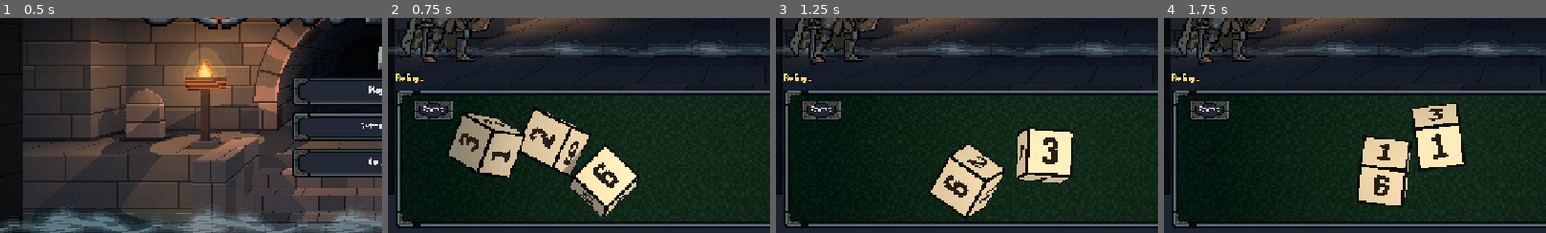
Above: before the commit, frames 1-4 (left to right).
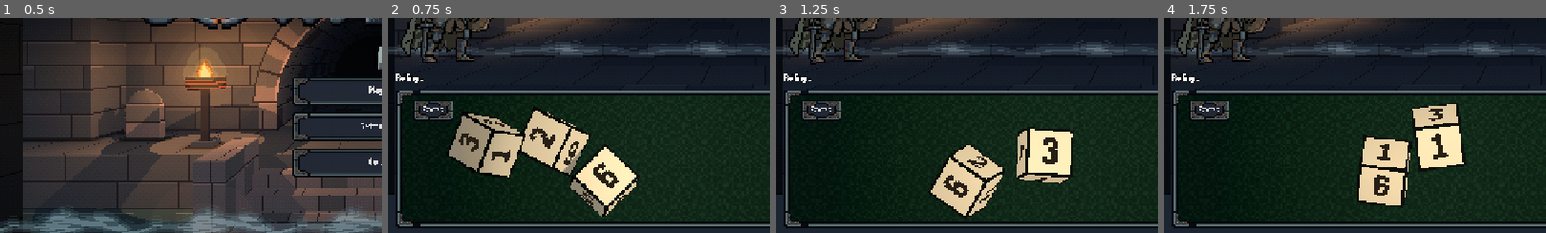
Above: after the commit, the same moments.

Repository: Xygnite/cowardice
Game: Godot game, scene res://main.tscn
The game is run twice, just before and just after one commit, with the same random seed, the same clock (stepped at 60 frames per second) and the same inputs. Sound files missing from this copy of the repository are replaced by a short silence.
Inputs (mouse positions are % of the whole screen's width and height, from its top left):
- Up to frame 1 (0.5 s): no input
- Up to frame 2 (0.75 s): click "Play" at 0.5 s
- Up to frame 3 (1.25 s): no input
- Up to frame 4 (1.75 s): click (92, 49) at 1.25 s
The pictures show only the part of the screen within x 1-51%, y 48-98%; the shares and areas given below are measured in that part.

Frame 1 is identical in both runs. In frame 2, 0.1% of the frame differs, in the area x 2-10%, y 25-31%; in frame 3, 0.1%; in frame 4, 0.1%.

Commit message:
Dice review fixes: no early pair tint, drawn-face tests, no stacked pins
- The summary's gold pair tint waits for the landing, so "Rolling..."
  no longer gives away a provisional pair.
- A reroll no longer squares resting dice onto the provisional roll
  before the throw (throw first, then refresh).
- A die pinned while resting on or against another die goes down beside
  it instead of inside it.
- test_fight_flow compares each value with the label drawn highest on
  the die (a forged and cursed die included), and checks the gambler
  pays on the drawn faces, the skull's dice included.

Co-Authored-By: Claude Opus 5.5 <noreply@anthropic.com>

Diff:
--- a/scripts/combat_screen.gd
+++ b/scripts/combat_screen.gd
@@ -116,7 +116,6 @@
 		return
 	if not combat.reroll():
 		return
-	_refresh()
 	_roll_anim(range(combat.dice.size()).filter(func(i): return not combat.dice[i].locked and combat.dice[i].buried == 0))
 
 
@@ -267,7 +266,7 @@
 		tray.show_die(i, d.faces, d.value, art, SLOT_ICONS[d.slot], d.locked, d.buried > 0)
 	var pair := "   Pair of %ds" % combat.rolled_pair() if combat.rolled_pair() else ""
 	summary_label.text = "Rolling..." if rolling else "Damage %d   Guard %d   Grit +%d%s" % [combat.preview_damage(), combat.guard_total(), combat.unplaced_count(), pair]
-	summary_label.add_theme_color_override("font_color", UI.GOLD if combat.rolled_pair() and not combat.cleave_ready() else Color.WHITE)
+	summary_label.add_theme_color_override("font_color", UI.GOLD if combat.rolled_pair() and not combat.cleave_ready() and not rolling else Color.WHITE)
 	reroll_button.text = "Reroll (%d)  [R]" % combat.rerolls
 	reroll_button.disabled = busy or combat.rerolls == 0
 	end_button.disabled = busy
@@ -487,8 +486,8 @@
 func _roll_anim(which: Array, steer := false) -> void:
 	busy = true
 	rolling = which
-	_refresh()
-	tray.throw(which, steer)
+	tray.throw(which, steer)  # first, so the refresh doesn't square resting dice onto the provisional roll
+	_refresh()
 	await tray.landed
 	for i in which:
 		combat.dice[i].value = tray.dice[i].value
--- a/scripts/dice_tray.gd
+++ b/scripts/dice_tray.gd
@@ -306,6 +306,18 @@
 	var body: RigidBody3D = d.body
 	body.freeze = true
 	var to := Vector3(body.position.x, 0.5, body.position.z)
+	# A die that came to rest on or against another goes down beside it, not into it.
+	# ponytail: one pass, so a push can still end up in a third die or back in via the walls; loop if that shows up.
+	for e in dice:
+		var at: Vector3 = e.body.position
+		# Squared dice are axis-aligned cubes: they overlap while both offsets are under a cube width.
+		if is_same(e, d) or absf(to.x - at.x) >= 1.0 or absf(to.z - at.z) >= 1.0:
+			continue
+		if absf(to.x - at.x) >= absf(to.z - at.z):  # out along whichever axis is the shorter push
+			to.x = at.x + (1.0 if to.x >= at.x else -1.0)
+		else:
+			to.z = at.z + (1.0 if to.z >= at.z else -1.0)
+	to = Vector3(clampf(to.x, -_half_width() + 0.5, _half_width() - 0.5), 0.5, clampf(to.z, -_half_depth() + 0.5, _half_depth() - 0.5))
 	var rest := _rest(d, body.quaternion)
 	if time == 0.0:
 		body.quaternion = rest
--- a/tests/test_fight_flow.gd
+++ b/tests/test_fight_flow.gd
@@ -26,6 +26,7 @@
 	Engine.time_scale = SPEED
 	await _map_moves()
 	await _fair_throws()
+	await _gambler_throw()
 	await _play_events()
 	await _hulk_swap()
 	await _two_floors()
@@ -135,11 +136,26 @@
 	print("fight %s: %d turns, %s" % [fight, turns, "won" if game.combat.fight_won() else "lost"])
 
 
-## Every throw on the real screen is fair: each die's value is the face its body shows on top, and no
-## steering torque touches the dice, except on the tutorial's pair turn, which still lands its pair.
+## The value drawn on die i's highest side, as the camera sees it: the label sitting highest in the world.
+func _drawn(tray: DiceTray, i: int) -> int:
+	var top: Label3D = tray.dice[i].labels[0]
+	for l: Label3D in tray.dice[i].labels:
+		if l.global_position.y > top.global_position.y:
+			top = l
+	return Combat.CURSE if top.text == "X" else int(top.text)
+
+
+func _all_drawn(screen: CombatScreen) -> bool:
+	return range(screen.combat.dice.size()).all(func(i): return screen.combat.dice[i].value == _drawn(screen.tray, i))
+
+
+## Every throw on the real screen is fair: each die's value is the face drawn on its top, a forged and
+## cursed die included, and no steering torque touches the dice, except on the tutorial's pair turn,
+## which still lands its pair.
 func _fair_throws() -> void:
 	var errors_before := errors.count
 	var game: Node = await _new_game()
+	game.combat.dice[0].base = [1, 1, 2, Combat.CURSE, 5, 6]
 	game.combat.start_group(["skeleton"])
 	game._show_fight(game._on_fight_finished)
 	var screen: CombatScreen = game.screen
@@ -149,10 +165,7 @@
 		check(screen.busy and screen.summary_label.text == "Rolling...", "throw %d: the screen waits for the dice" % throw)
 		while screen.busy:
 			await process_frame
-		var ok := true
-		for i in screen.combat.dice.size():
-			ok = ok and screen.combat.dice[i].value == screen.combat.dice[i].faces[screen.tray.top_face(i)]
-		check(ok, "throw %d: every die's value is the face it shows" % throw)
+		check(_all_drawn(screen), "throw %d: every die's value is the face drawn on its top" % throw)
 	check(screen.tray.torques == 0, "fair throws are never steered (got %d pushes)" % screen.tray.torques)
 	screen.combat.start_group(["dummy"])
 	screen.combat.turn = screen.combat.enemies[0].type.rig_pair_turn
@@ -161,8 +174,31 @@
 	while screen.busy:
 		await process_frame
 	check(screen.combat.dice[0].value == screen.combat.dice[1].value, "the tutorial's pair turn still lands a pair")
-	check(screen.combat.dice[1].value == screen.combat.dice[1].faces[screen.tray.top_face(1)], "and the pair is what the dice show")
+	check(_all_drawn(screen), "and the pair is what the dice show")
 	check(errors.count == errors_before, "fair throws run with no errors (got %d)" % (errors.count - errors_before))
+	game.queue_free()
+	await process_frame
+
+
+## The gambler's throw: the totals it pays on are the faces drawn on top, the skull's three dice included.
+func _gambler_throw() -> void:
+	var errors_before := errors.count
+	var game: Node = await _new_game()
+	game.combat.shards = Events.GAMBLER_BET
+	game.combat.dice[0].faces = [1, 1, 2, Combat.CURSE, 5, 6]
+	game._show_event("gambler")
+	await process_frame
+	var s: EventScreen = game.screen
+	s.choose(0)
+	while s.busy:
+		await process_frame
+	var mine := 0
+	var skull := 0
+	for i in 3:
+		mine += _drawn(s.tray, i)
+		skull += _drawn(s.tray, i + 3)
+	check(s.text.text.begins_with("You %d, the skull %d." % [mine, skull]), "the gambler pays on the drawn faces (%d vs %d): %s" % [mine, skull, s.text.text])
+	check(errors.count == errors_before, "the gambler's throw runs with no errors (got %d)" % (errors.count - errors_before))
 	game.queue_free()
 	await process_frame
 
